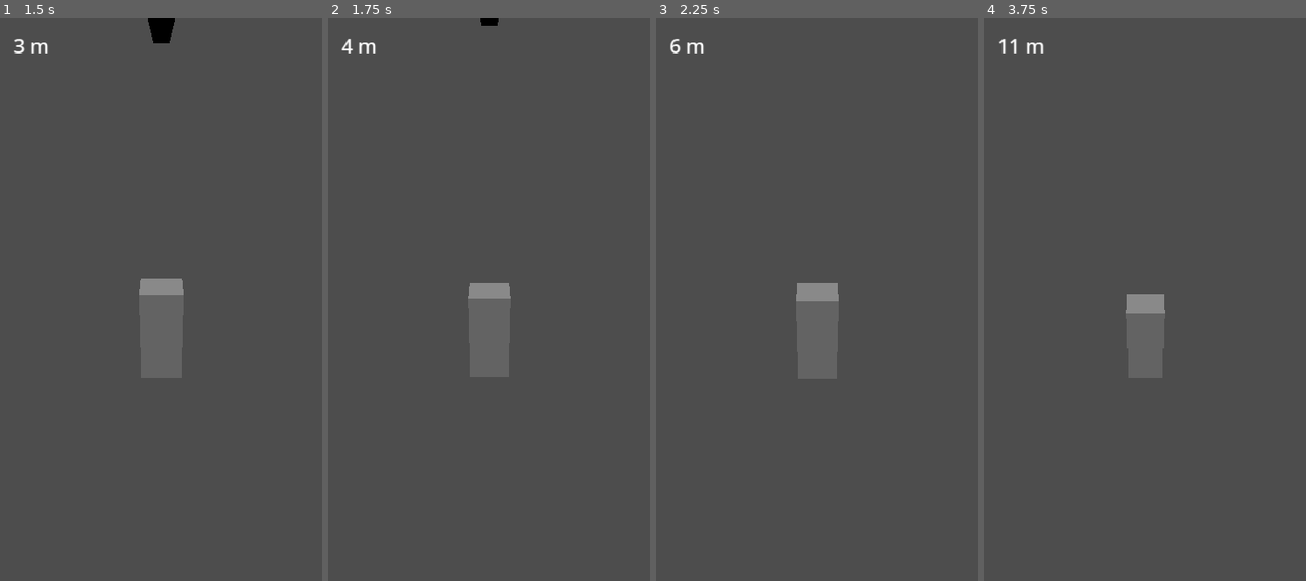
Above: before the commit, frames 1-4 (left to right).
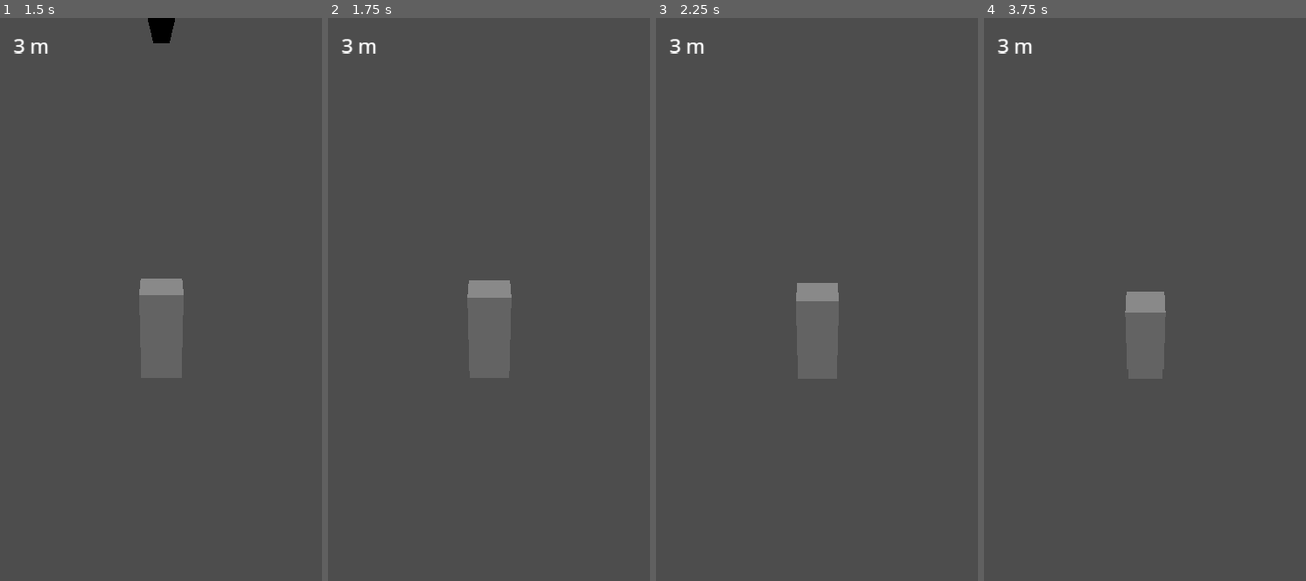
Above: after the commit, the same moments.

Repository: dzieciol-kamil/distracted
Game: Godot game, scene res://scenes/game/game.tscn
Same seed, same stepped clock (60 frames per second), same inputs: the game is played once before the commit and once after it. This scene is started directly instead of the project's main scene.
Inputs:
- Up to frame 1 (1.5 s): hold Space (stop) 0.53-1.28 s; tap E (check_phone) at 1.35 s
- Up to frame 2 (1.75 s): tap Space (stop) at 1.55 s
- Up to frame 3 (2.25 s): tap Enter at 2 s; hold Space (stop) from 2.03 s (still down)
- Up to frame 4 (3.75 s): release Space (stop) at 2.78 s; tap Space (stop) at 2.85 s; hold E (check_phone) from 3.53 s (still down)

Frame 1 is identical in both runs. In frame 2, 0.2% of the frame differs, in the area x 4-58%, y 0-50%; in frame 3, less than 0.1%; in frame 4, 0.3%, in the area x 4-57%, y 3-53%.

Commit message:
feat(stop): StopController with dual-mode auto-resume
ROAD mode: stop_pressed → STOPPED until all active hazards emit
'cleared' → WALKING. PHONE mode: stop_pressed → STOPPED for 1s
(PHONE_STOP_TIMEOUT) → WALKING regardless of hazards.

Logic isolated in StopController node (subscribes to HazardSpawner
+ GameState signals). Player only emits stop_pressed (toggle stub
from Task 8 removed). Wired via Game._ready.

Co-Authored-By: Claude Sonnet 4.6 <noreply@anthropic.com>

Diff:
--- a/src/scenes/game/game.tscn
+++ b/src/scenes/game/game.tscn
@@ -6,6 +6,7 @@
 [ext_resource type="PackedScene" path="res://scenes/game/phone_overlay.tscn" id="4_phone"]
 [ext_resource type="PackedScene" path="res://scenes/game/player.tscn" id="5_player"]
 [ext_resource type="PackedScene" path="res://scenes/game/chunk_manager.tscn" id="6_chunks"]
+[ext_resource type="Script" path="res://scripts/game/stop_controller.gd" id="7_stopctrl"]
 
 [node name="Game" type="Node3D"]
 script = ExtResource("1_game")
@@ -30,3 +31,6 @@
 
 [node name="PhoneOverlay" parent="." instance=ExtResource("4_phone")]
 layer = 10
+
+[node name="StopController" type="Node" parent="."]
+script = ExtResource("7_stopctrl")
--- a/src/scripts/game/game.gd
+++ b/src/scripts/game/game.gd
@@ -3,12 +3,14 @@
 @onready var _world_container: Node3D = $WorldContainer
 @onready var _hazard_container: Node3D = $WorldContainer/HazardContainer
 @onready var _player: Node3D = $Player
+@onready var _stop_controller: Node = $StopController
 
 func _ready() -> void:
 	GameState.reset_metrics()
 	HazardSpawner.bind_scene(_hazard_container, _player)
 	HazardSpawner.start()
 	NotificationManager.start()
+	_stop_controller.bind_player(_player)
 	_player.collided_with_hazard.connect(_on_player_collided)
 
 func _on_player_collided() -> void:
--- a/src/scripts/game/player.gd
+++ b/src/scripts/game/player.gd
@@ -29,10 +29,6 @@
 		return
 	if event.is_action_pressed("stop"):
 		stop_pressed.emit()
-		if walk_state == WalkState.WALKING:
-			set_stopped()
-		else:
-			set_walking()
 	elif event.is_action_pressed("check_phone"):
 		check_phone_pressed.emit()
 	elif event.is_action_pressed("dismiss_notification"):
--- /dev/null
+++ b/src/scripts/game/stop_controller.gd
@@ -0,0 +1,55 @@
+extends Node
+
+const PHONE_STOP_TIMEOUT: float = 1.0
+
+var _player: Node3D = null
+var _active_hazards: Array[Node] = []
+var _phone_timer: Timer
+
+func _ready() -> void:
+	_phone_timer = Timer.new()
+	_phone_timer.one_shot = true
+	_phone_timer.timeout.connect(_on_phone_timer_elapsed)
+	add_child(_phone_timer)
+	HazardSpawner.hazard_spawned.connect(_on_hazard_spawned)
+	HazardSpawner.hazard_cleared.connect(_on_hazard_cleared)
+	GameState.phase_changed.connect(_on_phase_changed)
+
+func bind_player(player: Node3D) -> void:
+	_player = player
+	if not _player.stop_pressed.is_connected(_on_stop_pressed):
+		_player.stop_pressed.connect(_on_stop_pressed)
+
+func _on_stop_pressed() -> void:
+	if _player == null:
+		return
+	_player.set_stopped()
+	if GameState.phase == GameState.GamePhase.PHONE:
+		_phone_timer.start(PHONE_STOP_TIMEOUT)
+	# in ROAD mode auto-resume happens via _on_hazard_cleared
+
+func _on_hazard_spawned(node: Node) -> void:
+	_active_hazards.append(node)
+
+func _on_hazard_cleared(node: Node) -> void:
+	_active_hazards.erase(node)
+	if _player == null:
+		return
+	if GameState.phase == GameState.GamePhase.ROAD and _player.walk_state == _player.WalkState.STOPPED and _active_hazards.is_empty():
+		_player.set_walking()
+
+func _on_phone_timer_elapsed() -> void:
+	if _player == null:
+		return
+	if _player.walk_state == _player.WalkState.STOPPED:
+		_player.set_walking()
+
+func _on_phase_changed(new_phase: GameState.GamePhase) -> void:
+	if new_phase == GameState.GamePhase.ROAD:
+		# phone closed: if no hazards active, auto-resume; if hazards active, stay stopped until cleared
+		if _player == null:
+			return
+		if _player.walk_state == _player.WalkState.STOPPED and _active_hazards.is_empty():
+			_player.set_walking()
+	elif new_phase == GameState.GamePhase.GAME_OVER:
+		_phone_timer.stop()
Not shown: 1 places in src/scenes/game/game.tscn that only renumber resources
